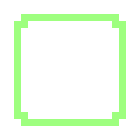
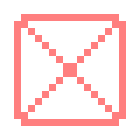
Before/after of a 140×140 layered artwork. What changed in the layer stack:
hid "GreenHighlight" over [14,14,126,126]
showed "RedHighlight", painted on it over [14,14,126,126]
